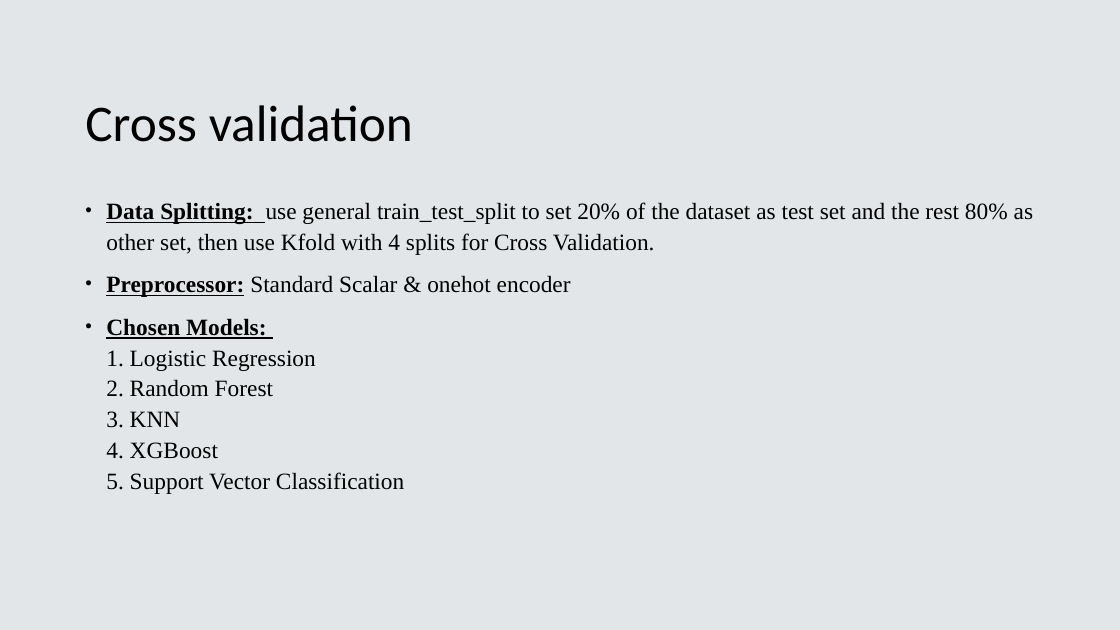
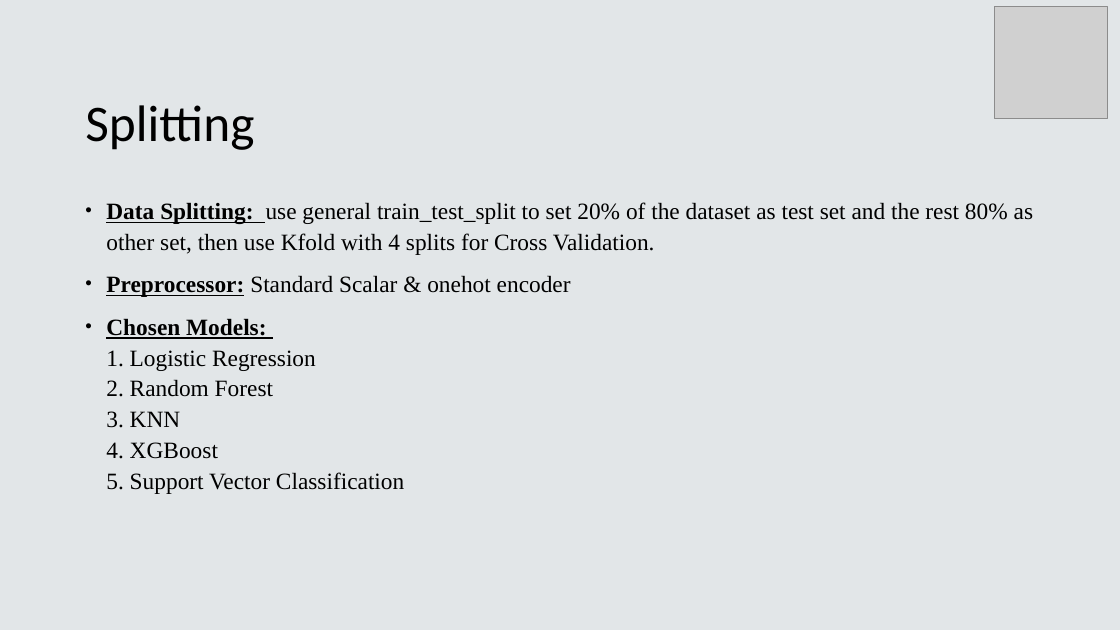
Before and after one commit to kathywu1201/Mushroom_Edibility_Classification_ML_Project, a slide deck: slide 3 of Final_Presentation.pptx. Drawn at 1120x630 pixels with LibreOffice and Linux fonts; fonts in the diff are those of the drawing; grey boxes stand for pictures. Boxes give left, top, right and bottom in pixels: in the first picture for what was removed or moved away, otherwise in the second. Text is boxed around its words. In the diff, an @@ line names an element or a change of style, - is before the commit and + after.

```diff
--- a/Final_Presentation.pptx
+++ b/Final_Presentation.pptx
@@ picture added at [994,7,1107,118] @@
@@ title at [85,105,254,150]: text changed @@
-Cross validation
+Splitting
```
Also in this commit, not shown: 10 other slides changed, 10 other files.
